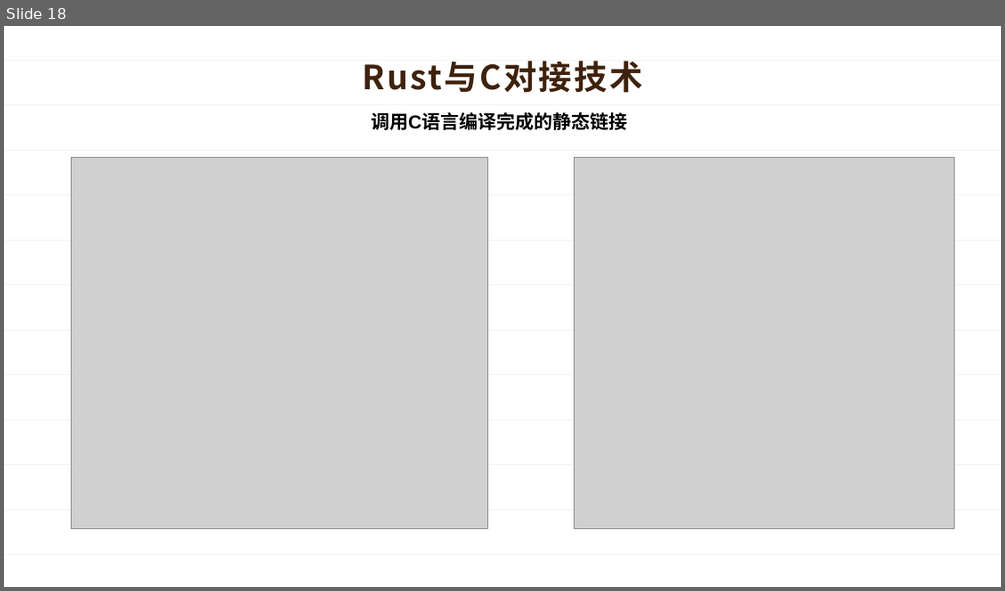
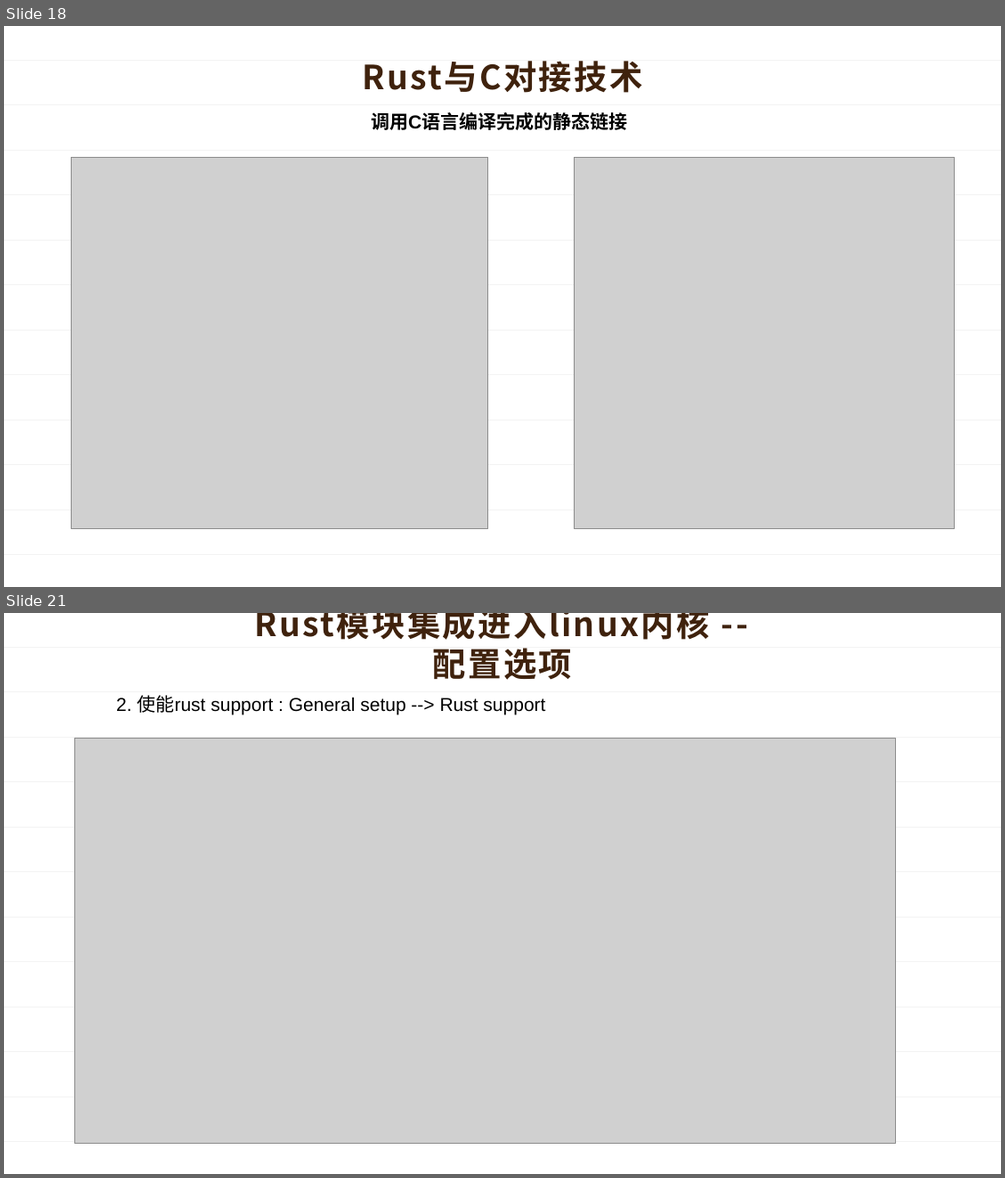
Before and after one commit to OSH-2024/mkdir, a slide deck: Interim_Report/interim_report.pptx. Shown one above the other, each under a label of ours: slide 18 before the commit, slides 18 and 21 after it; the slides between them are not shown. The pictures are 1005x591 and 1005x1178 pixels, drawn with LibreOffice and Linux fonts; fonts in the diff are those of the drawing; grey boxes stand for pictures. Boxes give left, top, right and bottom in pixels: in the first picture for what was removed or moved away, otherwise in the second. Text is boxed around its words. In the diff, an @@ line names an element or a change of style, - is before the commit and + after.

```diff
--- a/Interim_Report/interim_report.pptx
+++ b/Interim_Report/interim_report.pptx
@@ slide 21 added at box(4, 613, 1001, 1174), background #FFFFFF; not listed: 12 template elements that a slide beside it also shows @@
@@ title added at box(255, 613, 710, 680), 32 pt, text #3F220D, bold @@
+Rust模块集成进入linux内核 -- 配置选项
@@ text added at box(116, 695, 545, 715), 18 pt, text #000000 @@
+2. 使能rust support : General setup --> Rust support
@@ picture added at box(74, 738, 896, 1143) @@
```
Also in this commit, not shown: 1 slide changed, 6 other slides added, 1 other file.
